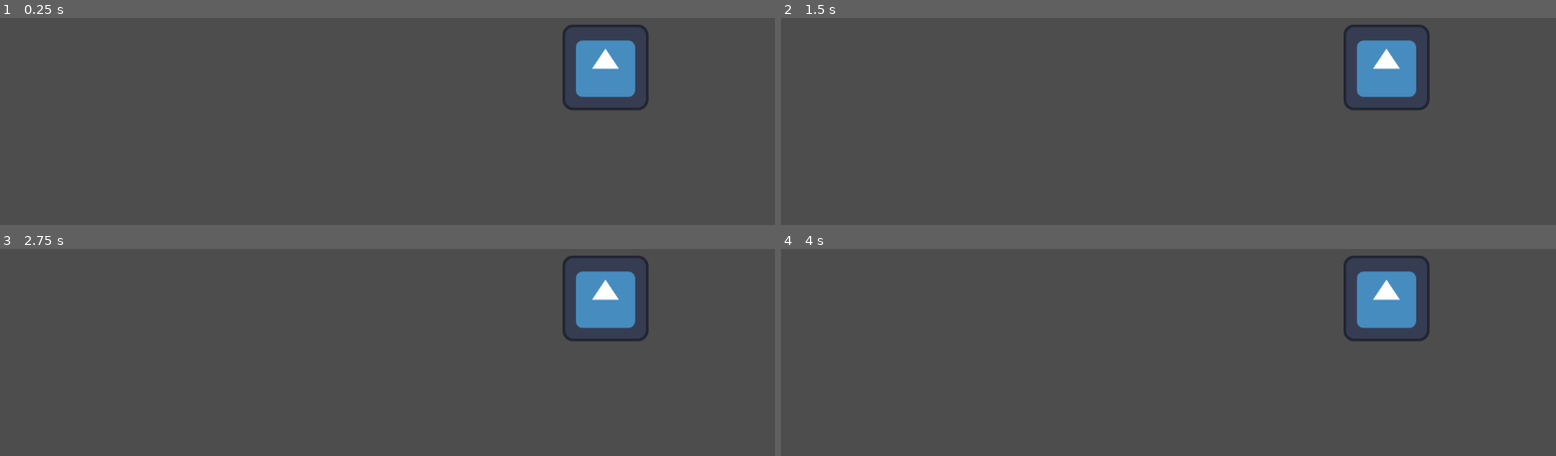
Above: before the commit, frames 1-4 (two rows, left to right).
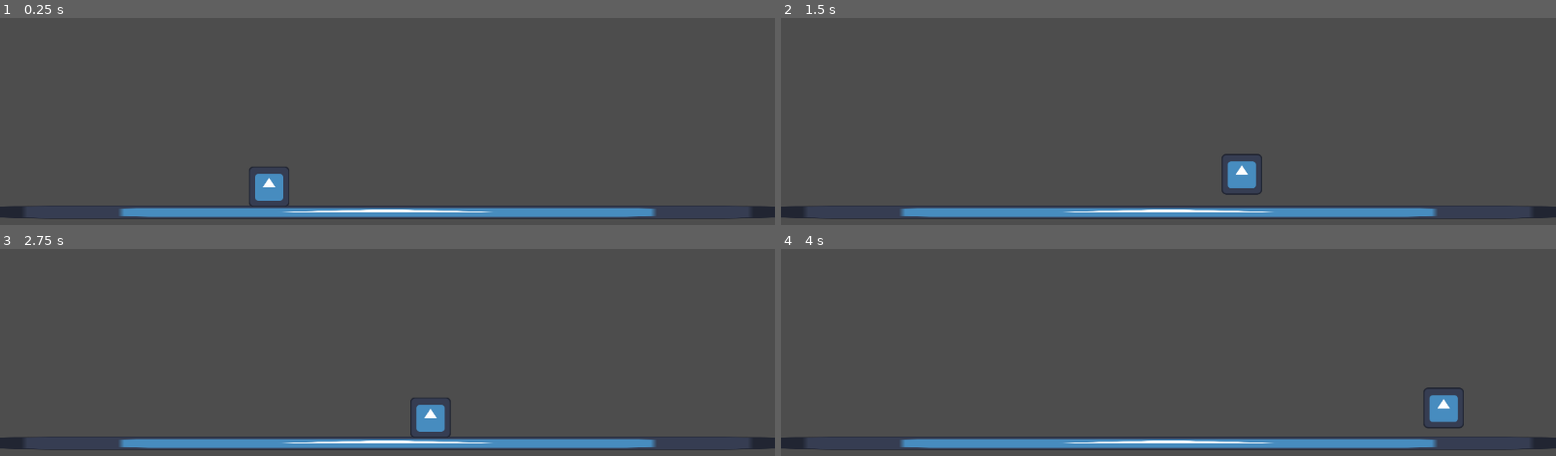
Above: after the commit, the same moments.

Repository: AnpilovAA/CSD-GameJam
Game: Godot game, scene res://main/main.tscn
The game is run twice, just before and just after one commit, with the same random seed, the same clock (stepped at 60 frames per second) and the same inputs. The project has no main scene, so this scene is started directly. The engine's default icon, where the game draws it, is replaced by a stand-in: a white triangle on a blue panel in a dark square.
Inputs:
- Up to frame 1 (0.25 s): no input
- Up to frame 2 (1.5 s): tap Enter (ui_accept) at 0.5, 0.6 s; hold D (move_right) from 0.53 s (still down); tap W (jump) at 0.77, 0.8, 1.07, 1.35 s
- Up to frame 3 (2.75 s): tap W (jump) at 1.52, 1.82, 2.3 s; tap Enter (ui_accept) at 1.55, 2.1 s; release D (move_right) at 2.03 s; hold A (move_left) from 2.03 s (still down)
- Up to frame 4 (4 s): release A (move_left) at 2.78 s; hold D (move_right) from 2.78 s (still down); tap Enter (ui_accept) at 2.85 s; tap W (jump) at 3.02, 3.32, 3.6, 3.77 s

The runs differ from the first frame. In frame 1, 7.7% of the frame differs, in the area x 0-100%, y 3-98%; in frame 2, 7.8%; in frame 3, 7.8%; in frame 4, 7.8%.

Commit message:
Наконец реализовал что-то типо прыжка

Diff:
--- /dev/null
+++ b/new-game-project/level/level.tscn
@@ -0,0 +1,18 @@
+[gd_scene format=3 uid="uid://v4omi8csp6ac"]
+
+[ext_resource type="Texture2D" uid="uid://4q335xxs2p" path="res://icon.svg" id="1_7lnir"]
+
+[sub_resource type="RectangleShape2D" id="RectangleShape2D_5gx2l"]
+size = Vector2(1152, 20)
+
+[node name="level" type="StaticBody2D" unique_id=916992051]
+metadata/_edit_group_ = true
+
+[node name="CollisionShape2D" type="CollisionShape2D" parent="." unique_id=852433347]
+position = Vector2(576, 0)
+shape = SubResource("RectangleShape2D_5gx2l")
+
+[node name="Sprite2D" type="Sprite2D" parent="." unique_id=1262273593]
+position = Vector2(576, 2.9802322e-07)
+scale = Vector2(8.999999, 0.15624999)
+texture = ExtResource("1_7lnir")
--- a/new-game-project/main/main.tscn
+++ b/new-game-project/main/main.tscn
@@ -1,28 +1,16 @@
 [gd_scene format=3 uid="uid://ekvt1amehlo"]
 
 [ext_resource type="Script" uid="uid://kyu4u75ahx4v" path="res://main/main.gd" id="1_53q0u"]
+[ext_resource type="PackedScene" uid="uid://v4omi8csp6ac" path="res://level/level.tscn" id="3_3wy1v"]
 [ext_resource type="PackedScene" uid="uid://bd8eua4uiffrk" path="res://mob/mob.tscn" id="3_c651c"]
-
-[sub_resource type="Curve2D" id="Curve2D_xwkvk"]
-resource_local_to_scene = true
-_data = {
-"points": PackedVector2Array(0, 0, 0, 0, 0, 500, 0, 0, 0, 4, 0, 500, 0, 0, 0, 0, 1228.245, 500, 0, 0, 0, 0, 1228, 200, 0, 0, 0, 0, 0, 200)
-}
-point_count = 5
+[ext_resource type="PackedScene" uid="uid://dn24vf603vvr0" path="res://player/character_body_2d.tscn" id="4_kfbq2"]
 
 [node name="Main" type="Node" unique_id=535724349]
 script = ExtResource("1_53q0u")
 mob_scene = ExtResource("3_c651c")
 
-[node name="Mob" parent="." unique_id=1729326277 instance=ExtResource("3_c651c")]
-position = Vector2(900, 384)
-metadata/_edit_group_ = true
+[node name="level" parent="." unique_id=916992051 instance=ExtResource("3_3wy1v")]
+position = Vector2(0, 600)
 
-[node name="Path2D" type="Path2D" parent="." unique_id=569196947]
-scale = Vector2(0.93793106, 1)
-curve = SubResource("Curve2D_xwkvk")
-metadata/_edit_group_ = true
-
-[node name="MobPosition" type="PathFollow2D" parent="Path2D" unique_id=683111641]
-position = Vector2(-0.22021298, 499.978)
-metadata/_edit_group_ = true
+[node name="CharacterBody2D" parent="." unique_id=1738950131 instance=ExtResource("4_kfbq2")]
+position = Vector2(400, 560)
--- a/new-game-project/player/character_body_2d.gd
+++ b/new-game-project/player/character_body_2d.gd
@@ -2,14 +2,16 @@
 
 
 const SPEED = 300.0
-const JUMP_VELOCITY = -400.0
+const JUMP_VELOCITY = -1800.0
 
 var screen_size
 
 func _ready() -> void:
 	screen_size = get_viewport_rect().size
 
-func _process(delta: float) -> void:
+
+func _physics_process(delta: float) -> void:
+	# Двигаемся влево и вправо
 	velocity = Vector2.ZERO
 	if Input.is_action_pressed("move_right"):
 		velocity.x += 1
@@ -18,25 +20,20 @@
 
 	if velocity.length() > 0:
 		velocity = velocity.normalized() * SPEED
-
-	position += velocity * delta
 	position = position.clamp(Vector2.ZERO, screen_size)
 
-func _physics_process(delta: float) -> void:
 	# Add the gravity.
 	if not is_on_floor():
 		velocity += get_gravity() * delta
-
 	# Handle jump.
-	if Input.is_action_just_pressed("ui_accept") and is_on_floor():
+	if Input.is_action_just_pressed("jump") and is_on_floor():
 		velocity.y = JUMP_VELOCITY
 
 	# Get the input direction and handle the movement/deceleration.
 	# As good practice, you should replace UI actions with custom gameplay actions.
-	var direction := Input.get_axis("ui_left", "ui_right")
+	var direction := Input.get_axis("move_left", "move_right")
 	if direction:
 		velocity.x = direction * SPEED
 	else:
 		velocity.x = move_toward(velocity.x, 0, SPEED)
-
 	move_and_slide()
